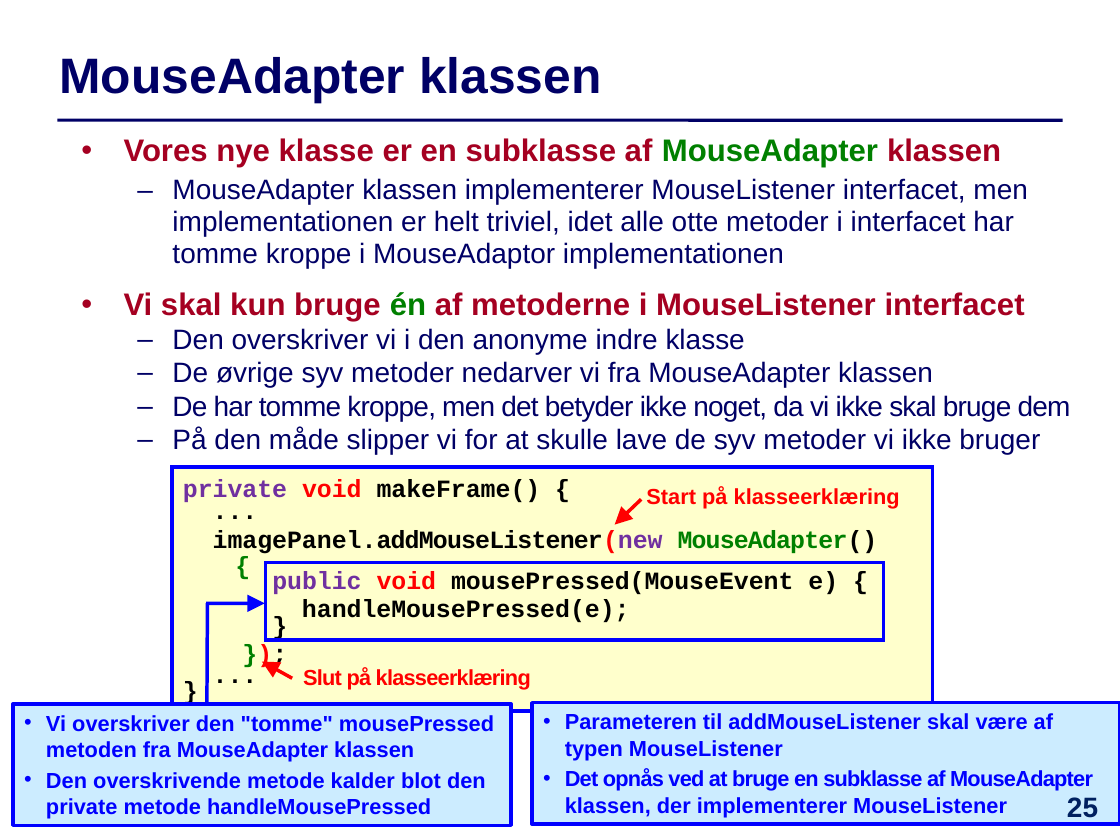
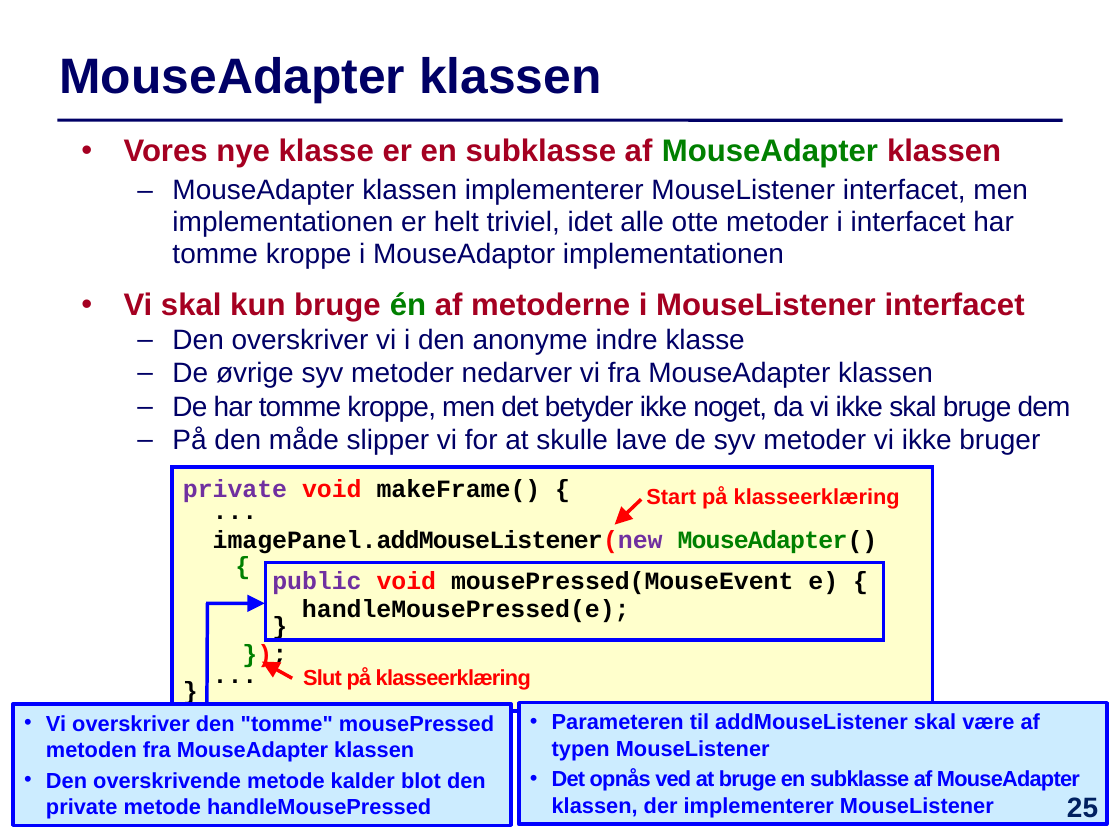
Before and after one commit to IntProgAU/Materiale, a slide deck: slide 25 of web/e24/uge_13/Slides-Uge13.pptx. Drawn at 1120x840 pixels with LibreOffice and Linux fonts; fonts in the diff are those of the drawing. Boxes give left, top, right and bottom in pixels: in the first picture for what was removed or moved away, otherwise in the second. Text is boxed around its words. In the diff, an @@ line names an element or a change of style, - is before the commit and + after.

```diff
--- a/web/e24/uge_13/Slides-Uge13.pptx
+++ b/web/e24/uge_13/Slides-Uge13.pptx
@@ rectangle "Parameteren til addMouseListener skal være ..." moved from (x1=532, y1=702, x2=1120, y2=824) to (x1=519, y1=702, x2=1107, y2=824) @@
```
Also in this commit, not shown: 3 other slides changed, 1 other file.
